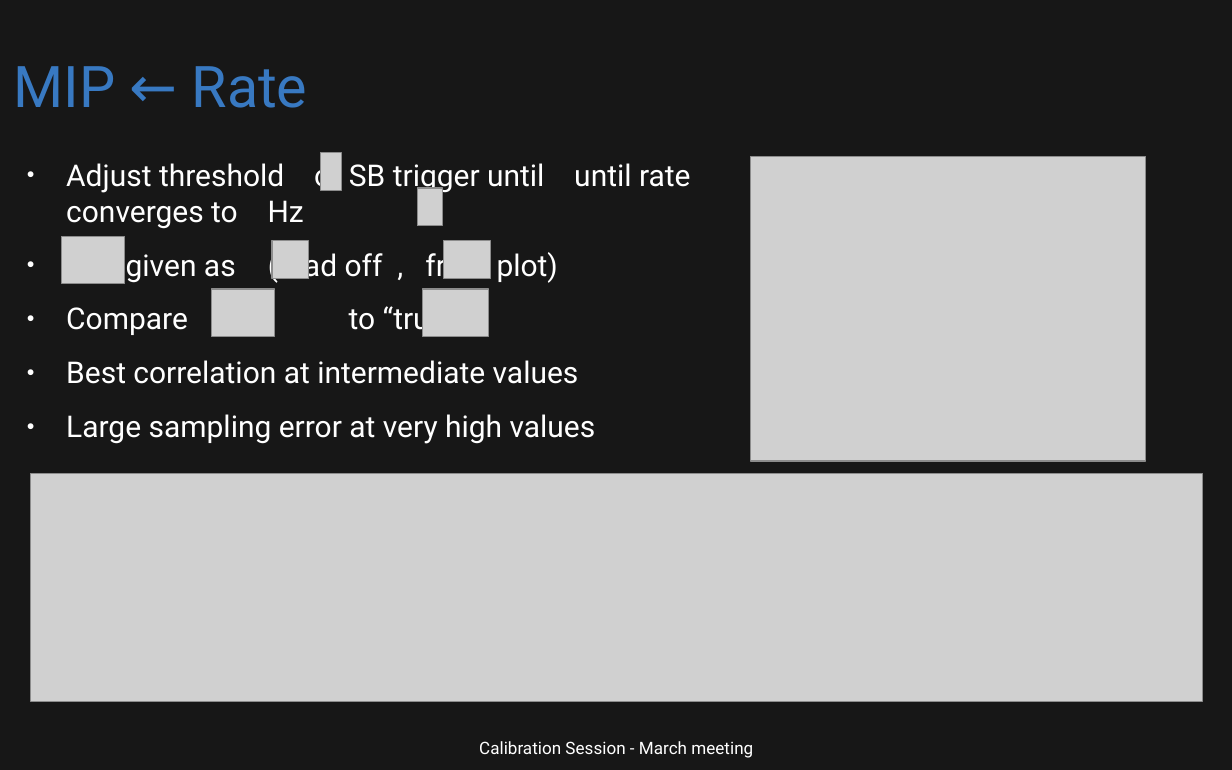
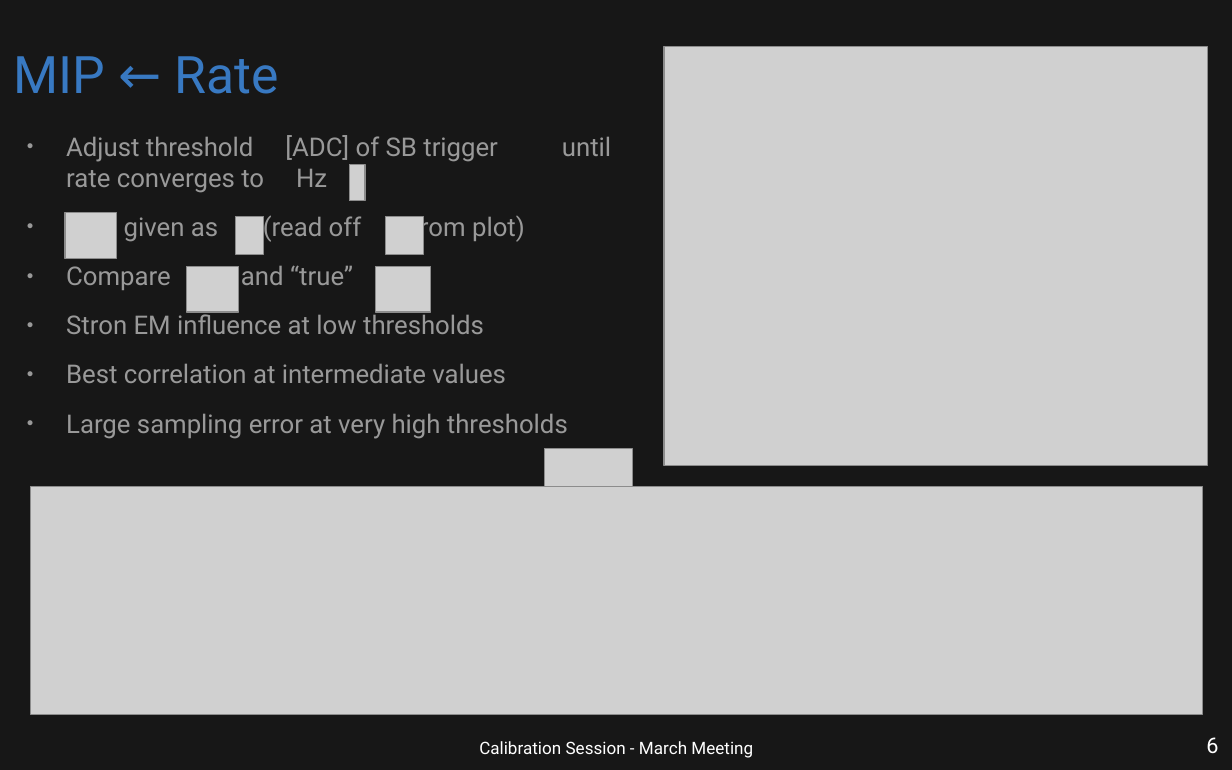
Before and after one commit to Quizznor/phd-thesis, a slide deck: slide 6 of Outreach/malargue_apr_2024/mip_online_calibration/calibration_session_2024_04_15_filip_mip.odp (slide 7 before the commit). Drawn at 1232x770 pixels with LibreOffice and Linux fonts; fonts in the diff are those of the drawing; grey boxes stand for pictures; background and template pictures are left out. Boxes give left, top, right and bottom in pixels: in the first picture for what was removed or moved away, otherwise in the second. Text is boxed around its words. In the diff, an @@ line names an element or a change of style, - is before the commit and + after.

```diff
--- a/Outreach/malargue_apr_2024/mip_online_calibration/calibration_session_2024_04_15_filip_mip.odp
+++ b/Outreach/malargue_apr_2024/mip_online_calibration/calibration_session_2024_04_15_filip_mip.odp
@@ title "MIP ← Rate": place and size @@
-title "MIP ← Rate" at bbox=[13, 66, 308, 108]
+title "MIP ← Rate" at bbox=[13, 56, 278, 94]
@@ title "MIP ← Rate" at bbox=[13, 56, 278, 94]: size 37 to 33.3 pt @@
@@ picture: place and size @@
-picture at bbox=[751, 157, 1146, 462]
+picture at bbox=[664, 47, 1207, 466]
@@ text "Adjust threshold [ADC] of SB ...": place and size @@
-text "Adjust threshold [ADC] of SB ..." at bbox=[66, 158, 691, 444]
+text "Adjust threshold [ADC] of SB ..." at bbox=[66, 135, 568, 439]
@@ text at bbox=[66, 135, 498, 193]: text changed; size 19.3 to 16.6 pt; text colour #FFFFFF to #999999 @@
-● Adjust threshold of SB trigger until until rate converges to Hz
+● Adjust threshold [ADC] of SB trigger until rate converges to Hz
@@ picture: place and size @@
-picture at bbox=[321, 153, 342, 191]
+picture at bbox=[349, 164, 364, 200]
@@ picture: place and size @@
-picture at bbox=[61, 236, 124, 283]
+picture at bbox=[65, 212, 116, 258]
@@ text at bbox=[66, 215, 525, 383]: size 19.3 to 16.6 pt, text colour #FFFFFF to #999999 in "given as (read off , from plot)", "Best correlation at intermediate values"; bullet colour #FFFFFF to #999999 @@
@@ picture: place and size @@
-picture at bbox=[272, 240, 309, 278]
+picture at bbox=[236, 217, 264, 255]
@@ picture: place and size @@
-picture at bbox=[417, 188, 443, 226]
+picture at bbox=[386, 217, 424, 255]
@@ text at bbox=[66, 265, 484, 334]: text changed; size 19.3 to 16.6 pt; text colour #FFFFFF to #999999 @@
-● Compare to “true”
+● Compare and “true”
+● Stron EM influence at low thresholds
@@ picture: place and size @@
-picture at bbox=[211, 290, 274, 337]
+picture at bbox=[187, 266, 238, 312]
@@ picture: place and size @@
-picture at bbox=[423, 290, 489, 337]
+picture at bbox=[376, 266, 430, 312]
@@ text at bbox=[66, 413, 568, 439]: text changed; size 19.3 to 16.6 pt; text colour #FFFFFF to #999999 @@
-● Large sampling error at very high values
+● Large sampling error at very high thresholds
@@ picture: place and size @@
-picture at bbox=[444, 241, 491, 279]
+picture at bbox=[544, 449, 633, 493]
@@ picture: place and size @@
-picture at bbox=[31, 473, 1204, 701]
+picture at bbox=[31, 486, 1204, 714]
@@ text at bbox=[479, 741, 753, 758]: text changed @@
-Calibration Session - March meeting
+Calibration Session - March Meeting
@@ page number added at bbox=[1206, 737, 1218, 754], 14 pt, text #FFFFFF @@
+6
```
Also in this commit, not shown: 5 other slides changed, 1 slide removed, 3 other files.
